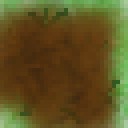
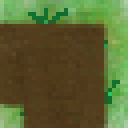
Two versions of the same layered image (128x128). Layer-by-layer changes:
added layer "thicc" above "grass0.png" over [left=0, top=8, right=108, bottom=128]
painted on "grass0.png" over [left=0, top=0, right=128, bottom=128]
